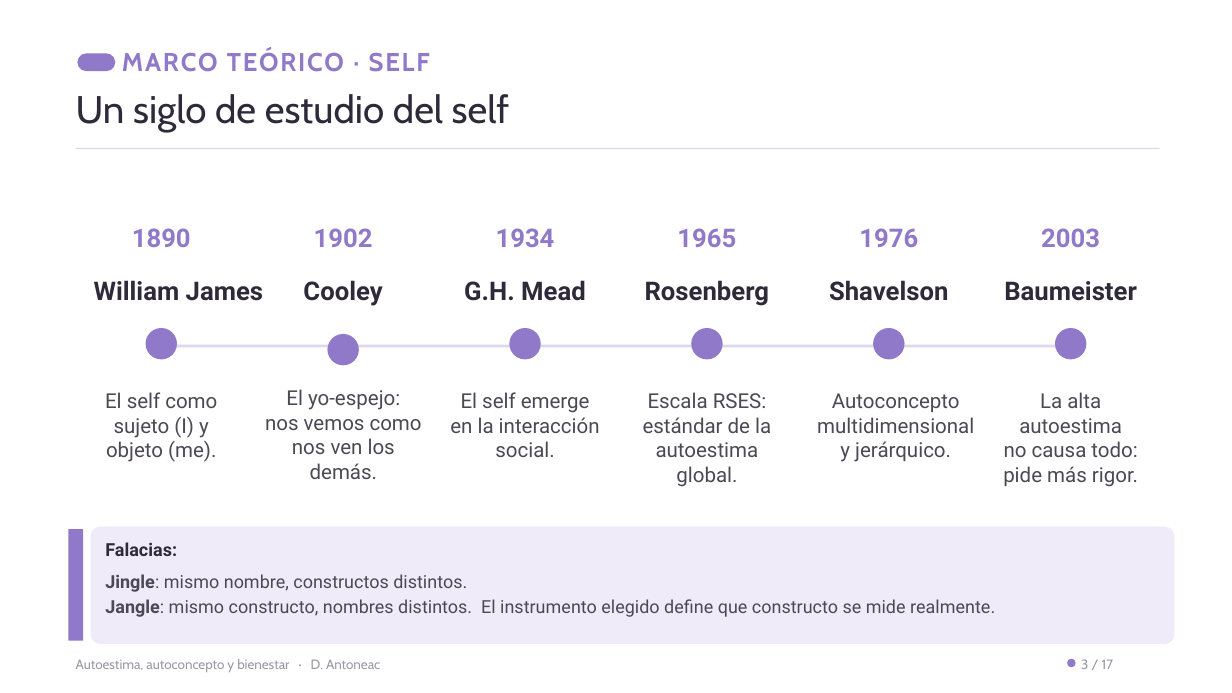
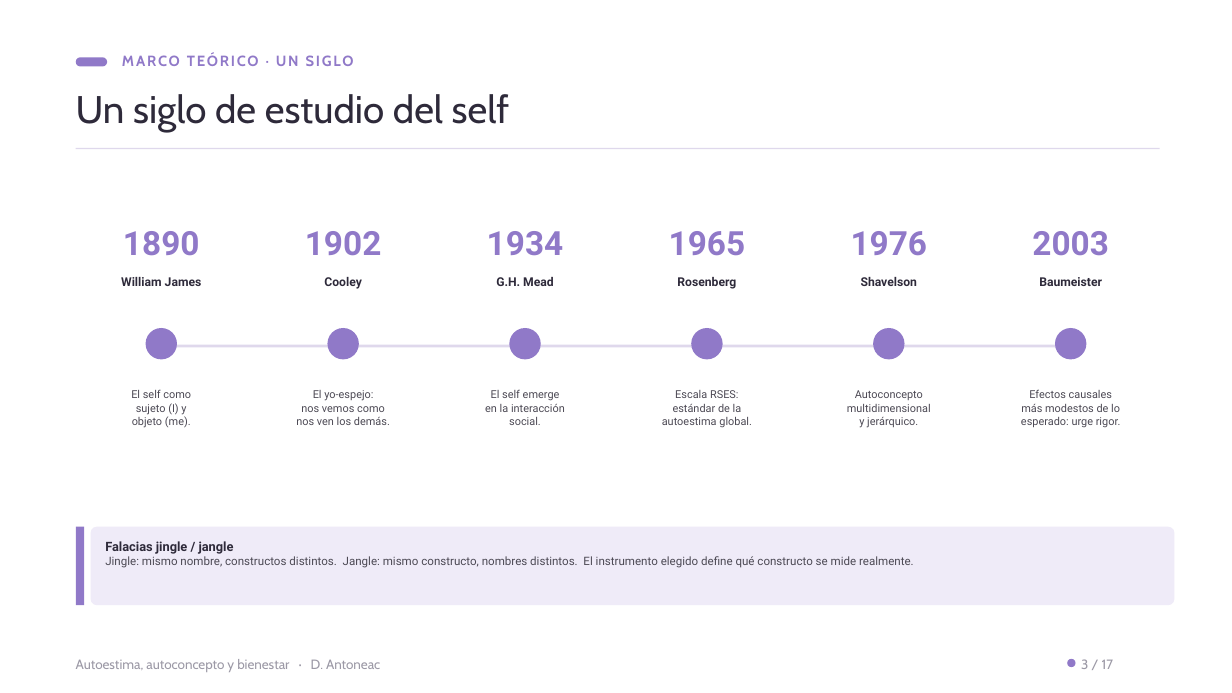
Before and after one commit to denisaantoneac23-dotcom/tfm-presentacion, a slide deck: slide 3 of TFM_Presentacion_Denisa_Antoneac_v8.pptx. Drawn at 1232x693 pixels with LibreOffice and Linux fonts; fonts in the diff are those of the drawing. Boxes give left, top, right and bottom in pixels: in the first picture for what was removed or moved away, otherwise in the second. Text is boxed around its words. In the diff, an @@ line names an element or a change of style, - is before the commit and + after.

```diff
--- a/TFM_Presentacion_Denisa_Antoneac_v8.pptx
+++ b/TFM_Presentacion_Denisa_Antoneac_v8.pptx
@@ rounded rectangle resized from (x1=78, y1=54, x2=116, y2=71) to (x1=76, y1=57, x2=107, y2=67) @@
@@ text at (x1=122, y1=55, x2=354, y2=66): text changed; size 20 to 11.5 pt @@
-MARCO TEÓRICO · SELF
+MARCO TEÓRICO · UN SIGLO
@@ size 20 to 26 pt in 6 elements at (x1=123, y1=231, x2=200, y2=256), (x1=305, y1=231, x2=382, y2=256), (x1=487, y1=231, x2=564, y2=256), (x1=669, y1=231, x2=746, y2=256), (x1=851, y1=231, x2=928, y2=256), (x1=1032, y1=231, x2=1109, y2=255) @@
@@ size 20 to 9.5 pt in 6 elements at (x1=324, y1=277, x2=362, y2=289), (x1=496, y1=277, x2=554, y2=286), (x1=677, y1=277, x2=736, y2=289), (x1=861, y1=277, x2=918, y2=286), (x1=1039, y1=277, x2=1102, y2=286), (x1=121, y1=277, x2=202, y2=286) @@
@@ ellipse moved from (x1=327, y1=334, x2=359, y2=365) to (x1=327, y1=328, x2=359, y2=360) @@
@@ text "El yo-espejo:" moved from (x1=265, y1=389, x2=422, y2=479) to (x1=296, y1=390, x2=390, y2=425) @@
@@ size 16 to 8.5 pt in 5 elements at (x1=662, y1=390, x2=752, y2=428), (x1=296, y1=390, x2=390, y2=425), (x1=131, y1=389, x2=191, y2=428), (x1=485, y1=390, x2=565, y2=425), (x1=847, y1=390, x2=931, y2=428) @@
@@ text at (x1=1021, y1=389, x2=1121, y2=427): text changed; size 16 to 8.5 pt @@
-La alta autoestima
-no causa todo:
-pide más rigor.
+Efectos causales
+más modestos de lo
+esperado: urge rigor.
@@ rectangle resized from (x1=68, y1=530, x2=83, y2=641) to (x1=76, y1=527, x2=84, y2=605) @@
@@ rounded rectangle resized from (x1=91, y1=527, x2=1175, y2=644) to (x1=91, y1=527, x2=1175, y2=605) @@
@@ text at (x1=105, y1=541, x2=914, y2=568): text changed; size 14 to 9 pt @@
-Falacias:
-Jingle: mismo nombre, constructos distintos.
-Jangle: mismo constructo, nombres distintos. El instrumento elegido define que constructo se mide realmente.
+Falacias jingle / jangle
+Jingle: mismo nombre, constructos distintos. Jangle: mismo constructo, nombres distintos. El instrumento elegido define qué constructo se mide realmente.
```
Also in this commit, not shown: 5 other slides changed.
